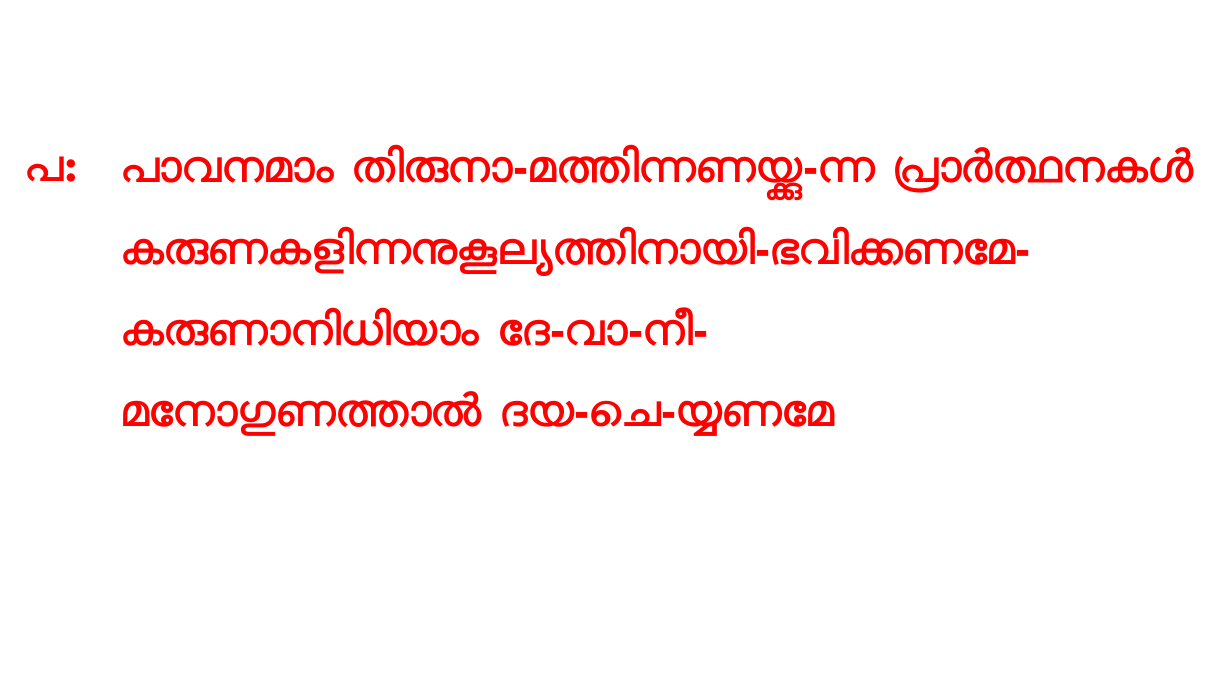
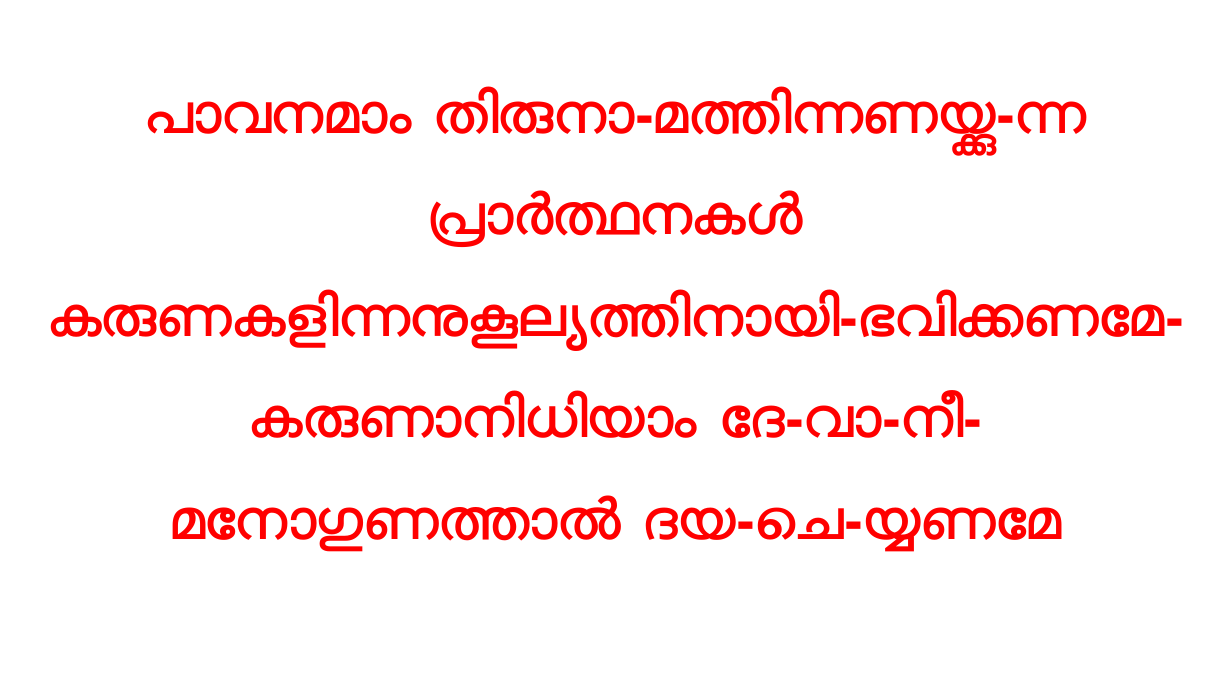
Before and after one commit to gijocode/Church_PPT_Utility, a slide deck: slide 9 of templates/malayalam_service_template.pptx. Drawn at 1232x693 pixels with LibreOffice and Linux fonts; fonts in the diff are those of the drawing. Boxes give left, top, right and bottom in pixels: in the first picture for what was removed or moved away, otherwise in the second. Text is boxed around its words. In the diff, an @@ line names an element or a change of style, - is before the commit and + after.

```diff
--- a/templates/malayalam_service_template.pptx
+++ b/templates/malayalam_service_template.pptx
@@ text "പാവനമാം തിരുനാ-മത്തിന്നണയ്ക്കു-ന്ന പ്രാര്‍ത്ഥനകള്‍" moved from (x1=121, y1=147, x2=1193, y2=436) to (x1=48, y1=88, x2=1184, y2=552) @@
@@ text "പാവനമാം തിരുനാ-മത്തിന്നണയ്ക്കു-ന്ന പ്രാര്‍ത്ഥനകള്‍" at (x1=48, y1=88, x2=1184, y2=552): size 35.2 to 44 pt; alignment left to centre @@
@@ text removed at (x1=25, y1=156, x2=76, y2=182) @@
-പ:
```
Also in this commit, not shown: 18 other slides changed, 1 other file.
